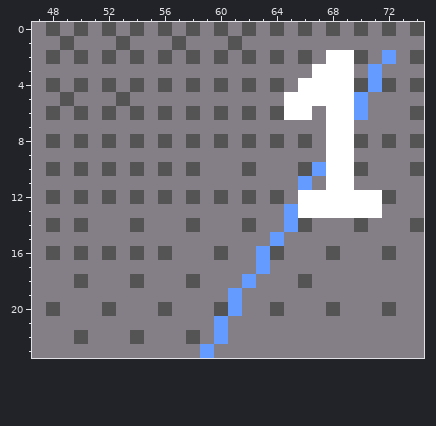
Edited in one commit: pixel-art file (design_prototypes/card_designs/ElectricFusion_Card.aseprite). Above is the file before it was changed.
75x120 pixels, 1 frame. Colours within 5 levels of each other are drawn and written as one. Shown: x 47..74, y 0..23.
Once edited:
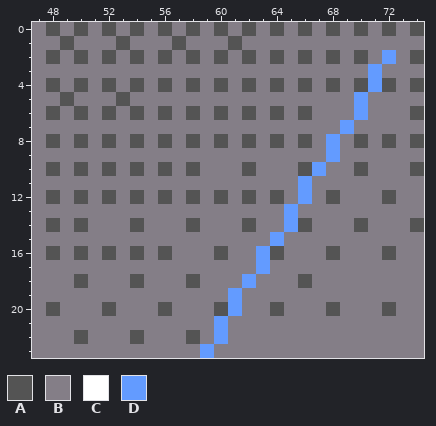
Palette (. is transparent): A #545454  B #847e87  C #ffffff  D #639bff
Change:
layer "Number (?)" now hidden
y 2: x 68..69 CC -> AB
y 3: x 67..69 CCC -> BBB
y 4: x 66..69 CCCC -> ABAB
y 5: x 65..69 CCCCC -> BBBBB
y 6: x 65..66 CC -> BA; x 68..69 CC -> BB
y 7: x 68..69 CC -> BD
y 8..9: x 68..69 CC -> DB
y 10..11: x 68..69 CC -> BB
y 12: x 66..71 CCCCCC -> DBABBB
y 13: x 66..71 CCCCCC -> BBBBBB
Boxes around the changes in both pictures, in picture pixels (x1, y1, x2, y2):
changed: (284, 50, 382, 218)
